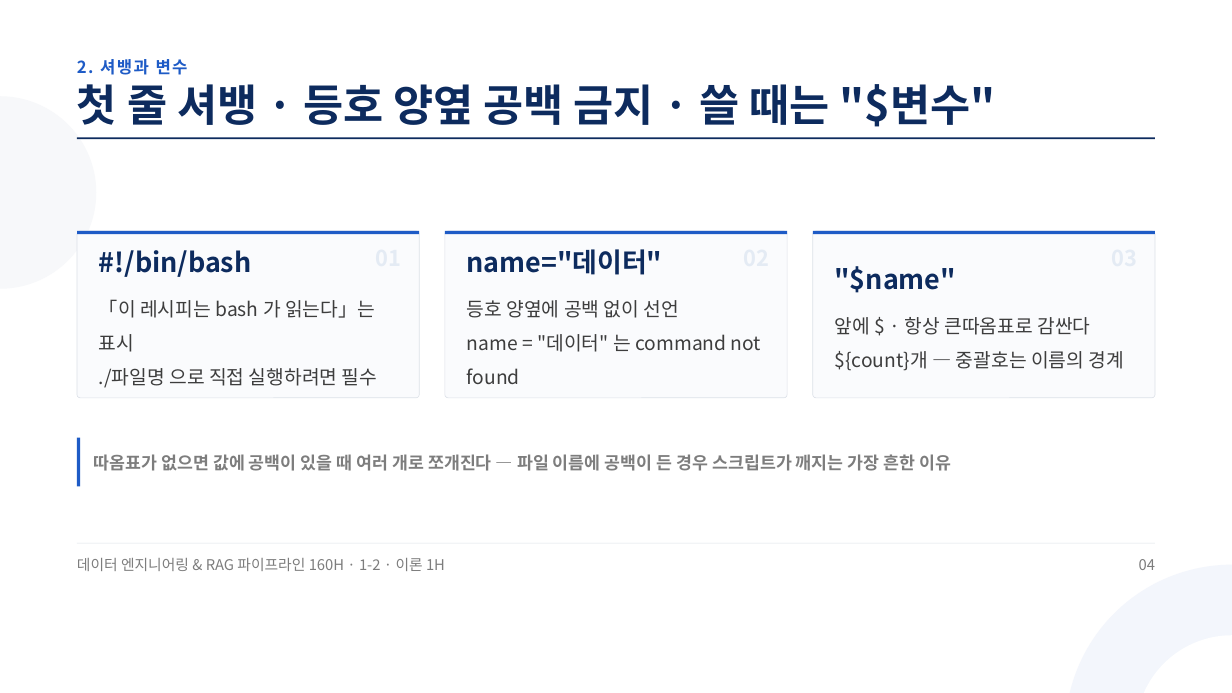
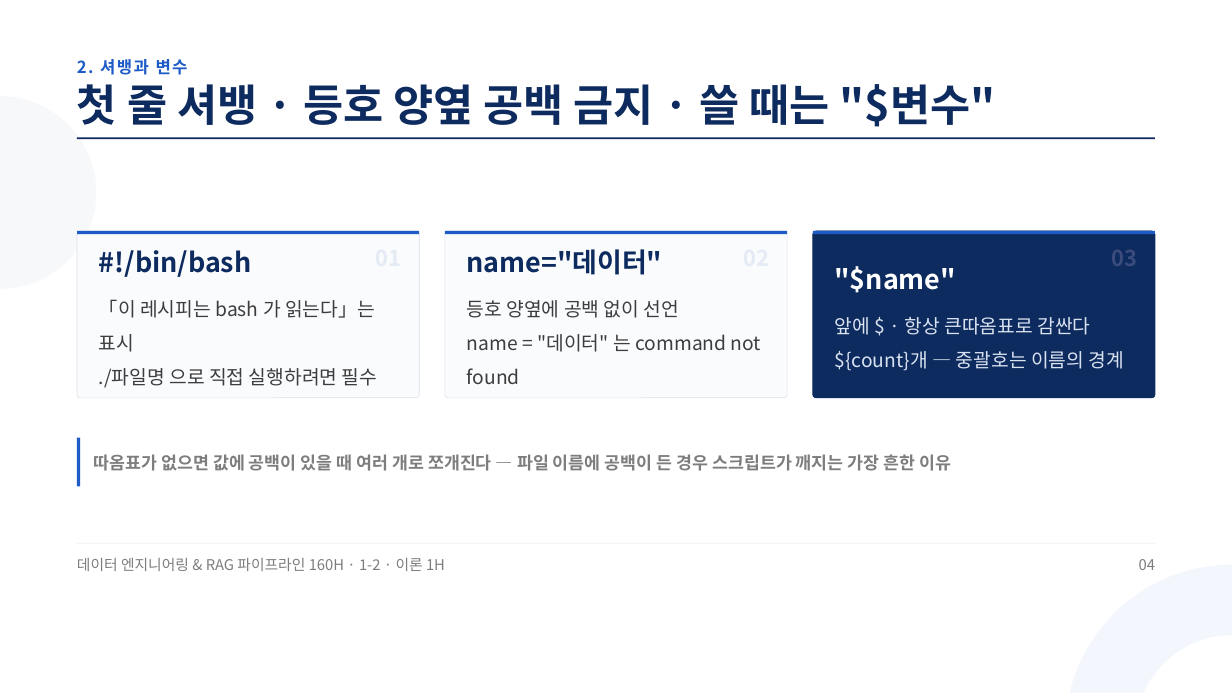
Before and after one commit to aebonlee/materials, a slide deck: slide 4 of data-eng/decks/w1d2s1.pptx. Drawn at 1232x693 pixels with LibreOffice and Linux fonts; fonts in the diff are those of the drawing. Boxes give left, top, right and bottom in pixels: in the first picture for what was removed or moved away, otherwise in the second. Text is boxed around its words. In the diff, an @@ line names an element or a change of style, - is before the commit and + after.

```diff
--- a/data-eng/decks/w1d2s1.pptx
+++ b/data-eng/decks/w1d2s1.pptx
@@ rounded rectangle at (x1=813, y1=231, x2=1155, y2=398): fill #FAFBFD to #0D2B5E; outline #DCE1E8 0.75 pt to #0D2B5E 0.75 pt @@
@@ text ""$name"" at (x1=835, y1=266, x2=1124, y2=371): text colour #0D2B5E to #FFFFFF in ""$name""; text colour #3D3D3D to #D9E2F0 in "앞에 $ · 항상 큰따옴표로 감싼다", "${count}개 — 중괄호는 이름의 경계" @@
@@ text added at (x1=1111, y1=250, x2=1137, y2=266), 25.5 pt, text #3B4B7C, bold @@
+03
```
Also in this commit, not shown: 1 other file.
